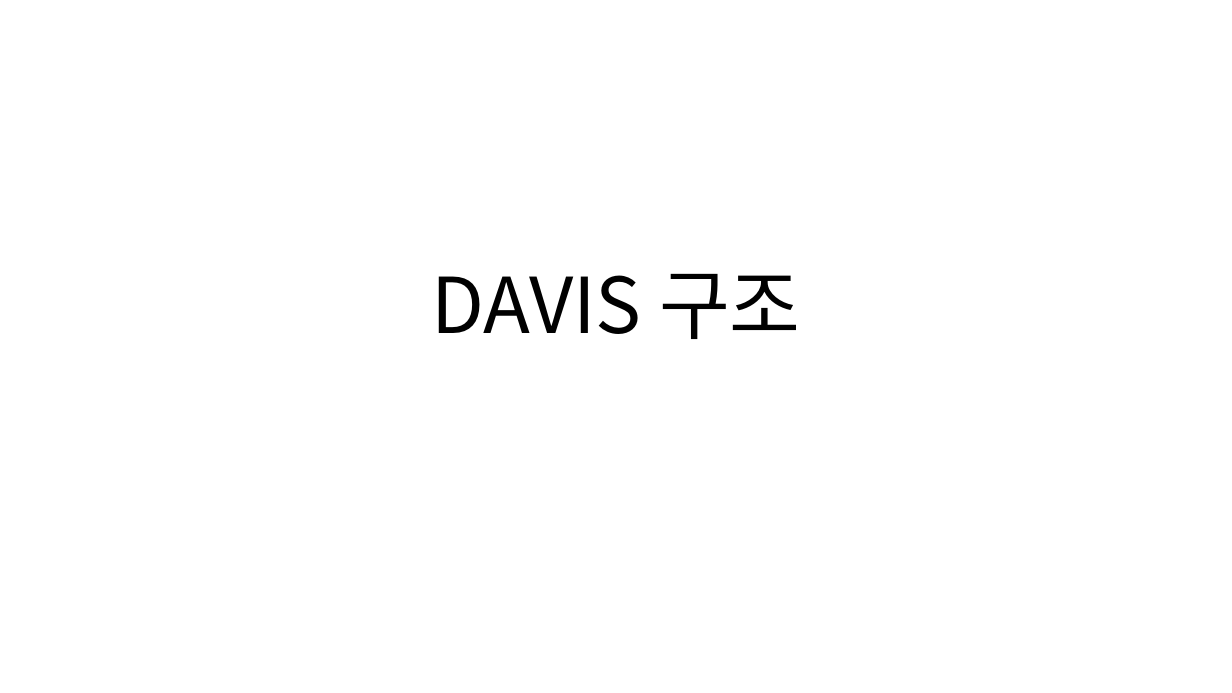
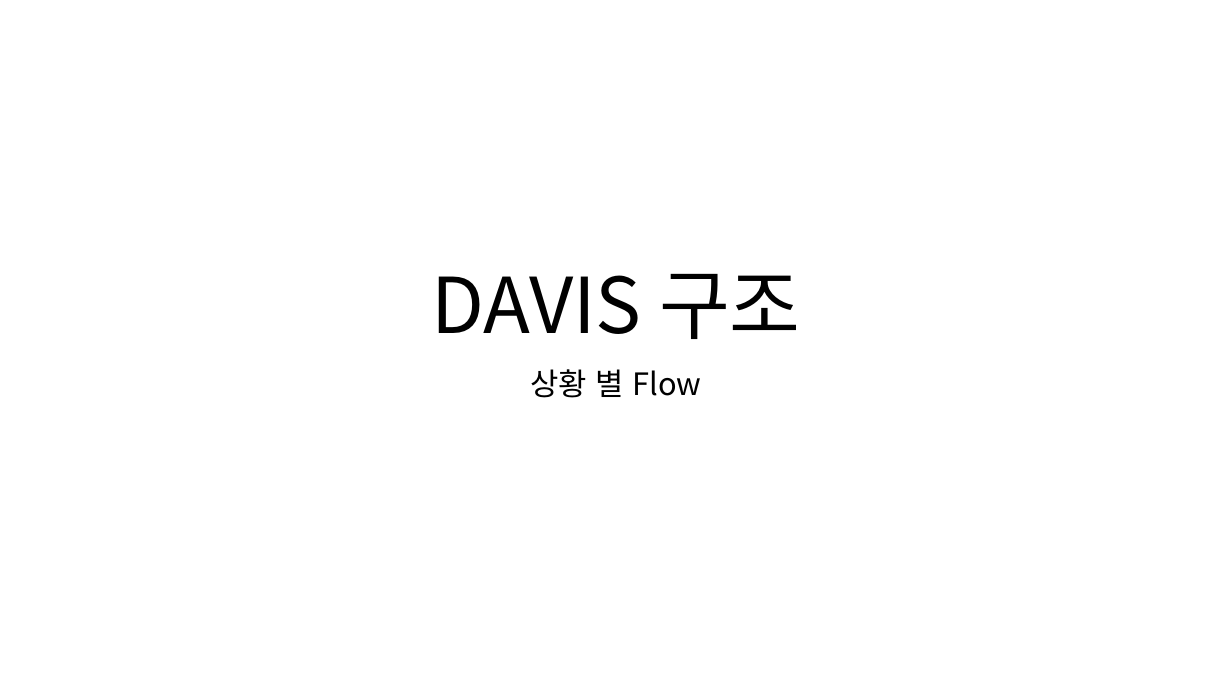
Before and after one commit to Anjeongkyun/RestTemplateClient, a slide deck: slide 1 of document/DAVIS 구조.pptx. Drawn at 1232x693 pixels with LibreOffice and Linux fonts; fonts in the diff are those of the drawing. Boxes give left, top, right and bottom in pixels: in the first picture for what was removed or moved away, otherwise in the second. Text is boxed around its words. In the diff, an @@ line names an element or a change of style, - is before the commit and + after.

Commit message:
[ghlee] 1. 상황별 Flow 추가(계속)

```diff
--- a/document/DAVIS 구조.pptx
+++ b/document/DAVIS 구조.pptx
@@ subtitle added at <box>530,369,702,398</box>, 24 pt, text #000000 @@
+상황 별 Flow
```
Also in this commit, not shown: 2 other slides changed, 4 slides added.
